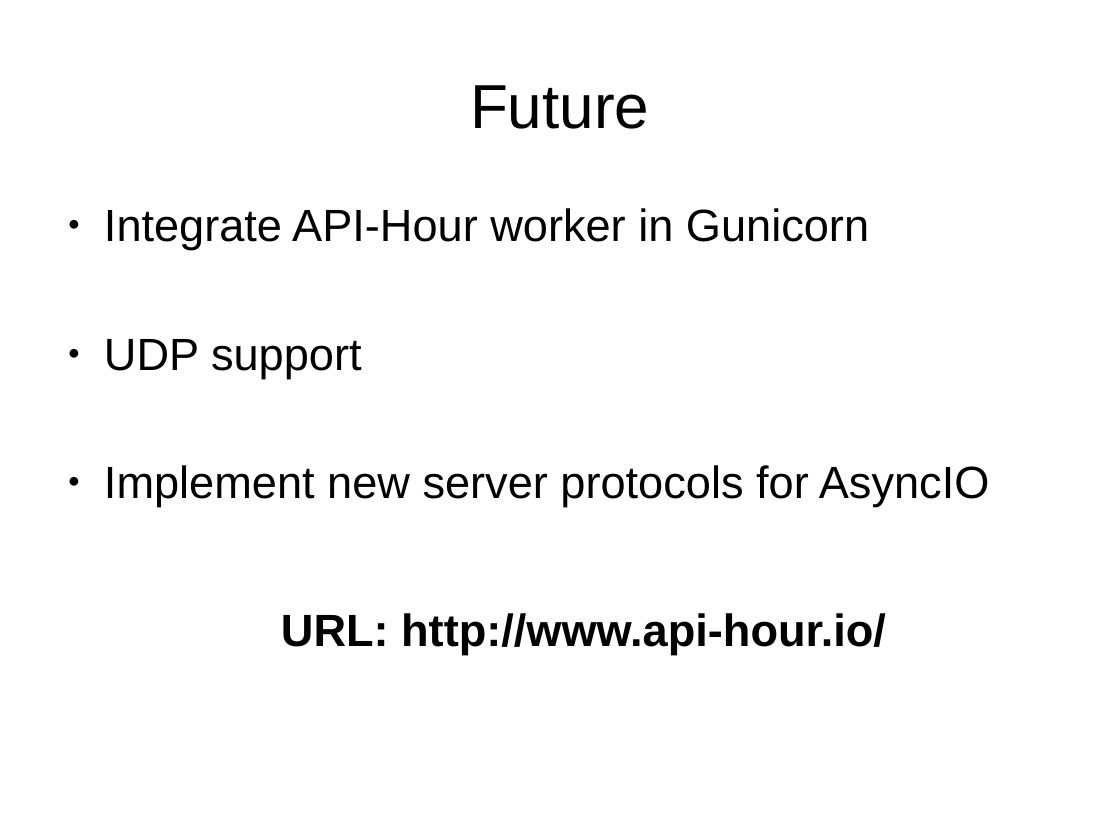
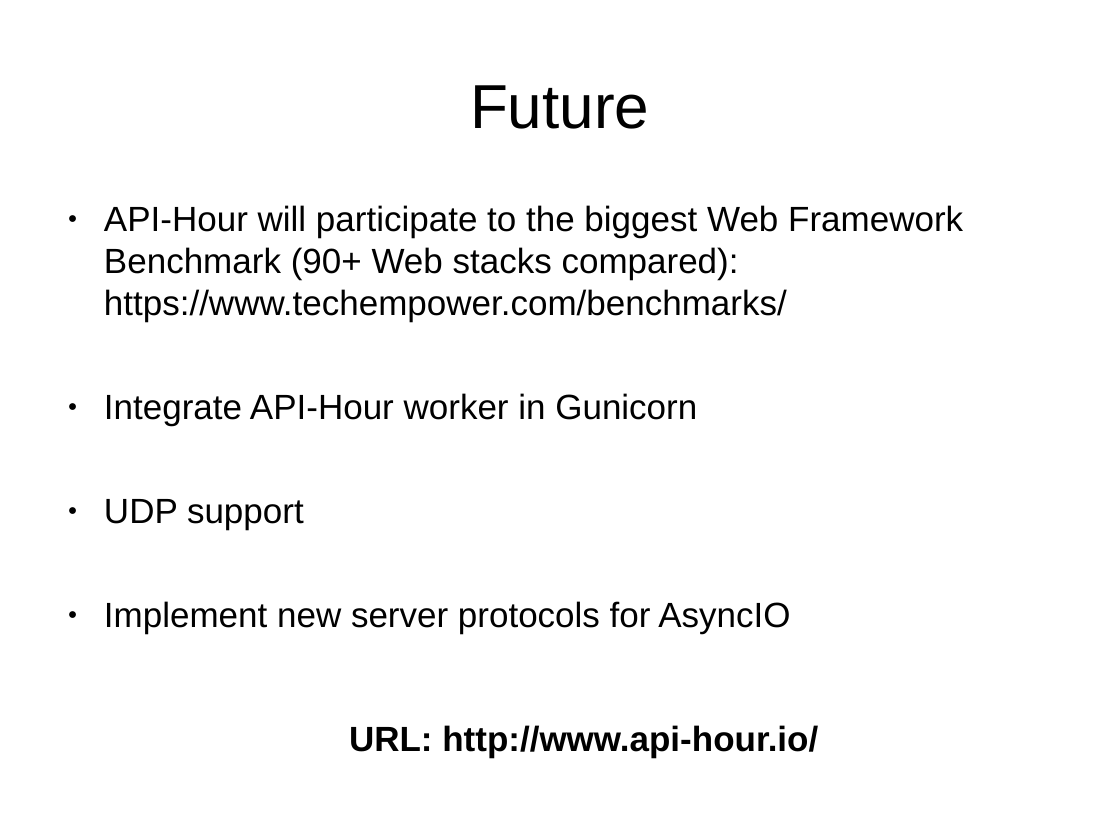
Before and after one commit to Eyepea/API-Hour, a slide deck: slide 6 of propaganda/en/FOSDEM_2015.odp. Drawn at 1120x840 pixels with LibreOffice and Linux fonts; fonts in the diff are those of the drawing. Boxes give left, top, right and bottom in pixels: in the first picture for what was removed or moved away, otherwise in the second. Text is boxed around its words. In the diff, an @@ line names an element or a change of style, - is before the commit and + after.

```diff
--- a/propaganda/en/FOSDEM_2015.odp
+++ b/propaganda/en/FOSDEM_2015.odp
@@ text at bbox=[104, 205, 963, 322]: paragraph added @@
+● API-Hour will participate to the biggest Web Framework Benchmark (90+ Web stacks compared): https://www.techempower.com/benchmarks/
@@ text at bbox=[104, 393, 818, 758]: size 32 to 24.8 pt in "Integrate API-Hour worker in Gunicorn", "UDP support", "Implement new server protocols for AsyncIO", "URL: http://www.api-hour.io/" @@
```
Also in this commit, not shown: 1 other slide changed, 2 other files.
